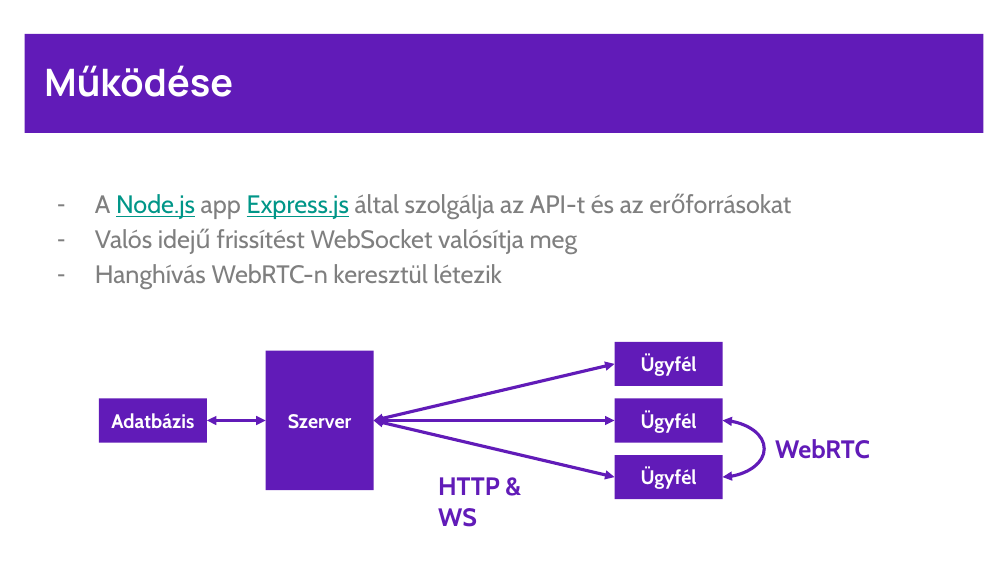
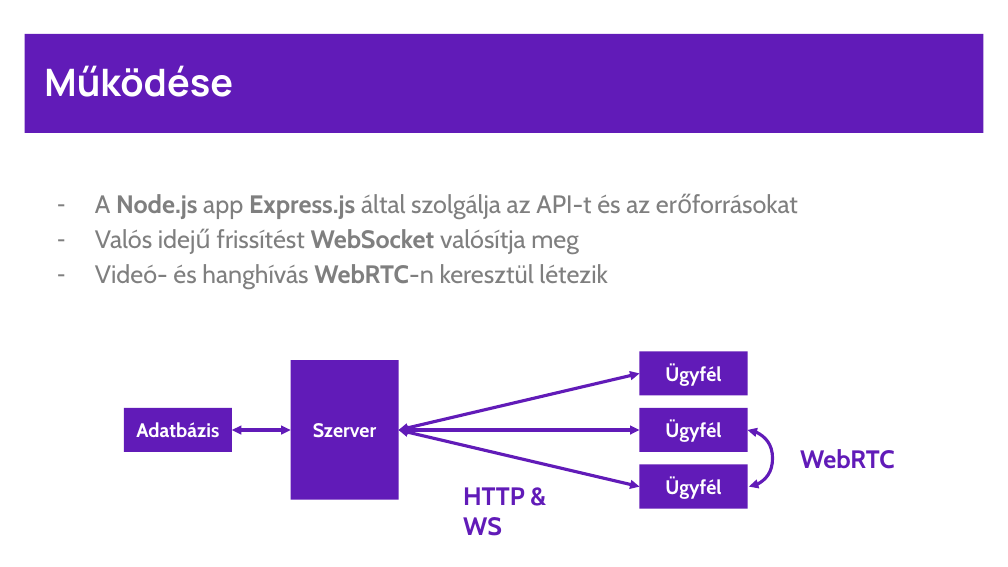
Before and after one commit to BencsikAttila/message-app, a slide deck: slide 4 of docs/Snakker.pptx. Drawn at 1008x567 pixels with LibreOffice and Linux fonts; fonts in the diff are those of the drawing. Boxes give left, top, right and bottom in pixels: in the first picture for what was removed or moved away, otherwise in the second. Text is boxed around its words. In the diff, an @@ line names an element or a change of style, - is before the commit and + after.

```diff
--- a/docs/Snakker.pptx
+++ b/docs/Snakker.pptx
@@ text at bbox=[95, 194, 650, 254]: text colour #009688 to #7F7F7F, underline off in "Node.js Express.js"; bold on in "Node.js Express.js", "WebSocket" @@
@@ text at bbox=[95, 264, 608, 289]: text changed @@
-– Hanghívás WebRTC-n keresztül létezik
+– Videó- és hanghívás WebRTC-n keresztül létezik
@@ 5 rectangles, 4 double arrows, 2 texts: place and size @@
-5 rectangles, 4 double arrows, 2 texts at bbox=[99, 342, 870, 527]
+5 rectangles, 4 double arrows, 2 texts at bbox=[124, 352, 895, 536]
@@ curved double arrow moved from (723, 420) - (723, 477) to (748, 430) - (749, 487) @@
```
Also in this commit, not shown: 10 other slides changed.
